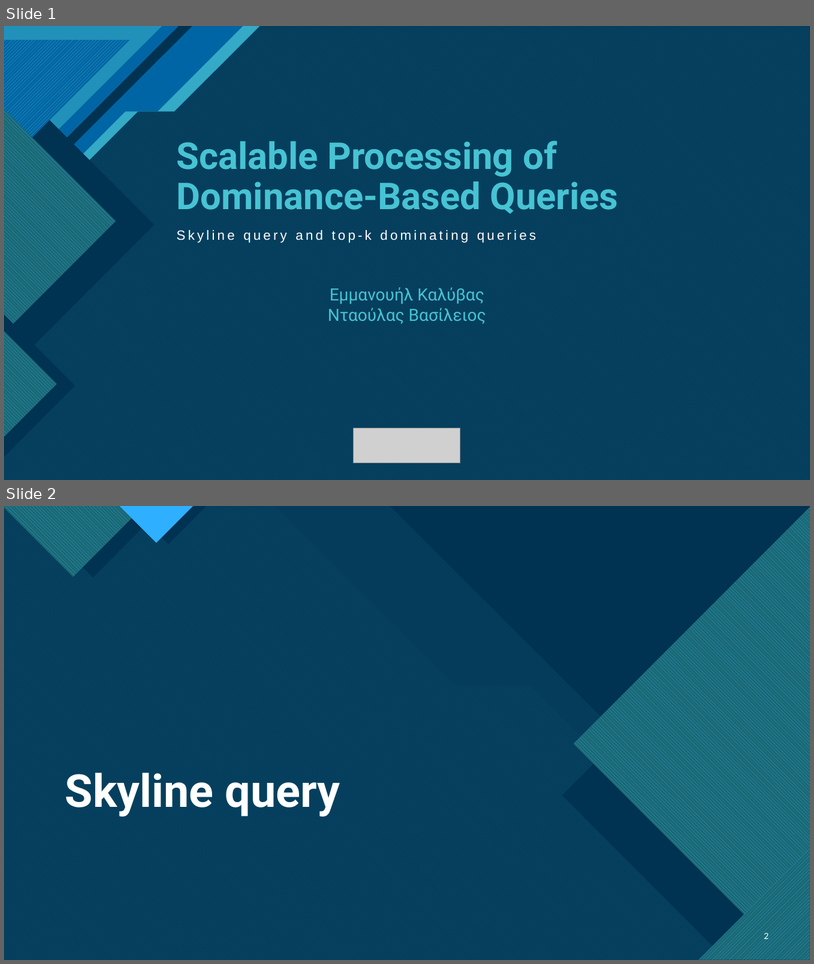
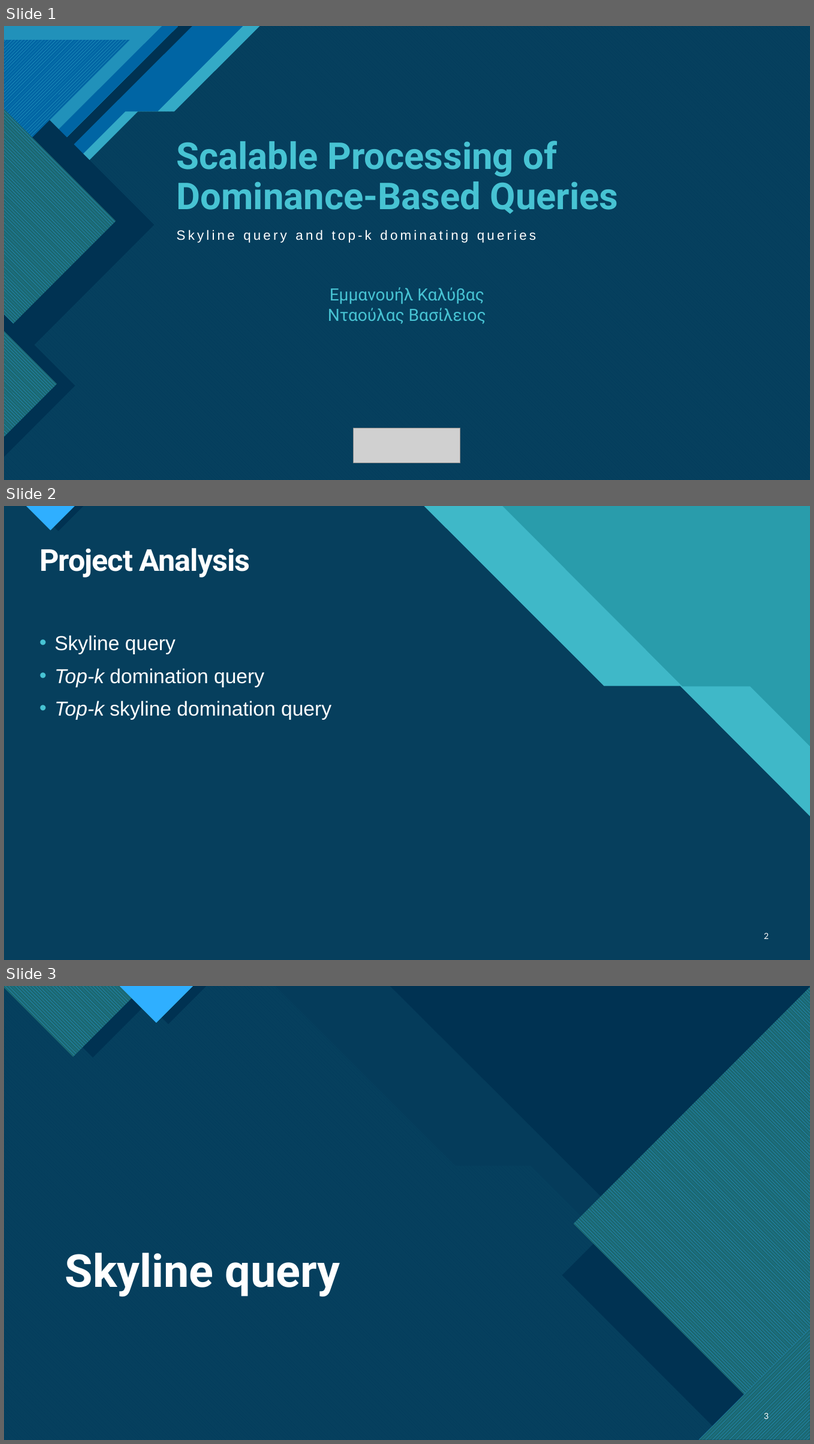
Before and after one commit to MnAppsNet/DominanceQueries, a slide deck: report_presentation.pptx. Shown one above the other, each under a label of ours: slides 1 and 2 before the commit, slides 1, 2 and 3 after it. The pictures are 814x964 and 814x1444 pixels, drawn with LibreOffice and Linux fonts; fonts in the diff are those of the drawing; grey boxes stand for pictures; background and template pictures are left out; a plain dark background stands for a picture behind light text. Boxes give left, top, right and bottom in pixels: in the first picture for what was removed or moved away, otherwise in the second. Text is boxed around its words. In the diff, an @@ line names an element or a change of style, - is before the commit and + after.

```diff
--- a/report_presentation.pptx
+++ b/report_presentation.pptx
@@ slide 2 added at bbox=[4, 506, 810, 960], background picture (left out); not listed: 11 template elements that a slide beside it also shows @@
@@ rectangle added at bbox=[4, 506, 810, 960], fill #299CAB @@
@@ rectangle added at bbox=[4, 506, 810, 960], fill #299CAB @@
@@ freeform shape added at bbox=[4, 506, 810, 960], fill #47C3D3 at 74% opacity @@
@@ title added at bbox=[39, 548, 251, 577], 36 pt, text #FFFFFF, bold @@
+Project Analysis
@@ text added at bbox=[54, 635, 332, 720], 24 pt, text #FFFFFF @@
+• Skyline query
+• Top-k domination query
+• Top-k skyline domination query
@@ page number added at bbox=[764, 933, 769, 939], 10 pt, text #FFFFFF @@
+2
@@ what was slide 2 is now slide 3 @@
@@ page number at bbox=[764, 1412, 769, 1421]: text changed @@
-2
+3
```
Also in this commit, not shown: 1 slide changed, 3 other slides added, 1 slide removed.
